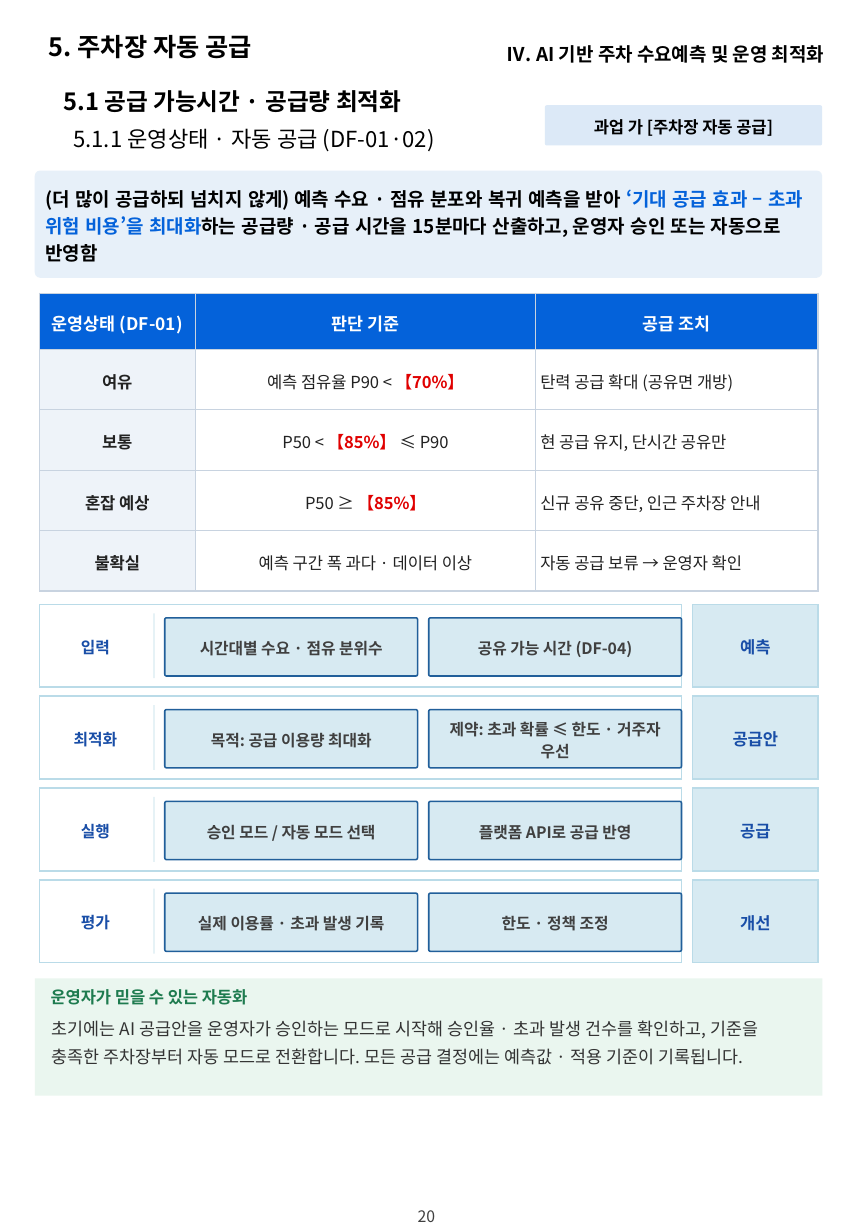
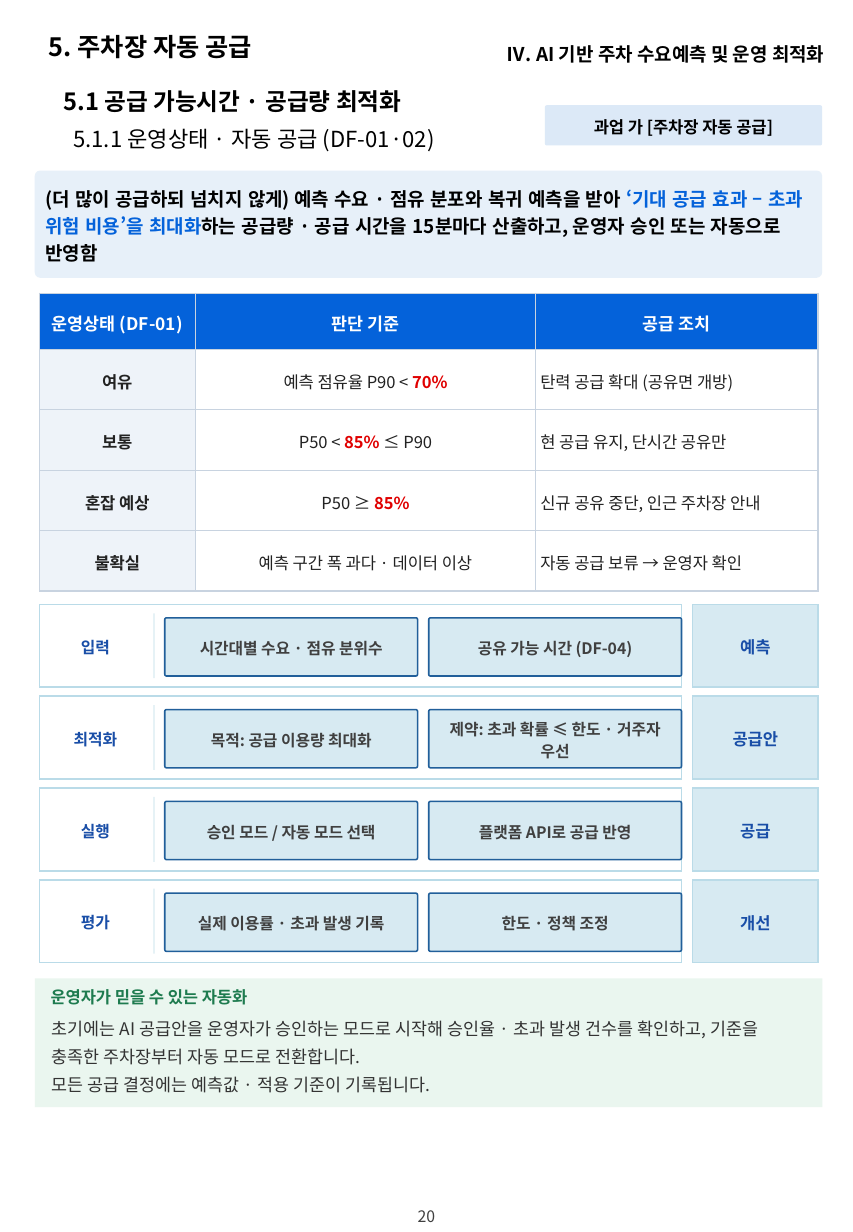
Before and after one commit to hwangsteeve-tech/hbjw, a slide deck: slide 20 of proposals/2026-11_dsit-parking-ai/dsit_proposal.pptx. Drawn at 853x1232 pixels with LibreOffice and Linux fonts; fonts in the diff are those of the drawing; background and template pictures are left out. Boxes give left, top, right and bottom in pixels: in the first picture for what was removed or moved away, otherwise in the second. Text is boxed around its words. In the diff, an @@ line names an element or a change of style, - is before the commit and + after.

```diff
--- a/proposals/2026-11_dsit-parking-ai/dsit_proposal.pptx
+++ b/proposals/2026-11_dsit-parking-ai/dsit_proposal.pptx
@@ table at box(40, 293, 819, 591) @@
-row 2, column 2: 예측 점유율 P90 < 【70%】
+row 2, column 2: 예측 점유율 P90 < 70%
-row 3, column 2: P50 < 【85%】 ≤ P90
+row 3, column 2: P50 < 85% ≤ P90
-row 4, column 2: P50 ≥ 【85%】
+row 4, column 2: P50 ≥ 85%
@@ rectangle: place and size @@
-rectangle at box(35, 978, 823, 1095)
+rectangle at box(35, 978, 823, 1107)
@@ text at box(51, 1020, 758, 1093): text changed @@
-초기에는 AI 공급안을 운영자가 승인하는 모드로 시작해 승인율 · 초과 발생 건수를 확인하고, 기준을 충족한 주차장부터 자동 모드로 전환합니다. 모든 공급 결정에는 예측값 · 적용 기준이 기록됩니다.
+초기에는 AI 공급안을 운영자가 승인하는 모드로 시작해 승인율 · 초과 발생 건수를 확인하고, 기준을 충족한 주차장부터 자동 모드로 전환합니다.
+모든 공급 결정에는 예측값 · 적용 기준이 기록됩니다.
```
Also in this commit, not shown: 28 other slides changed, 3 other files.
